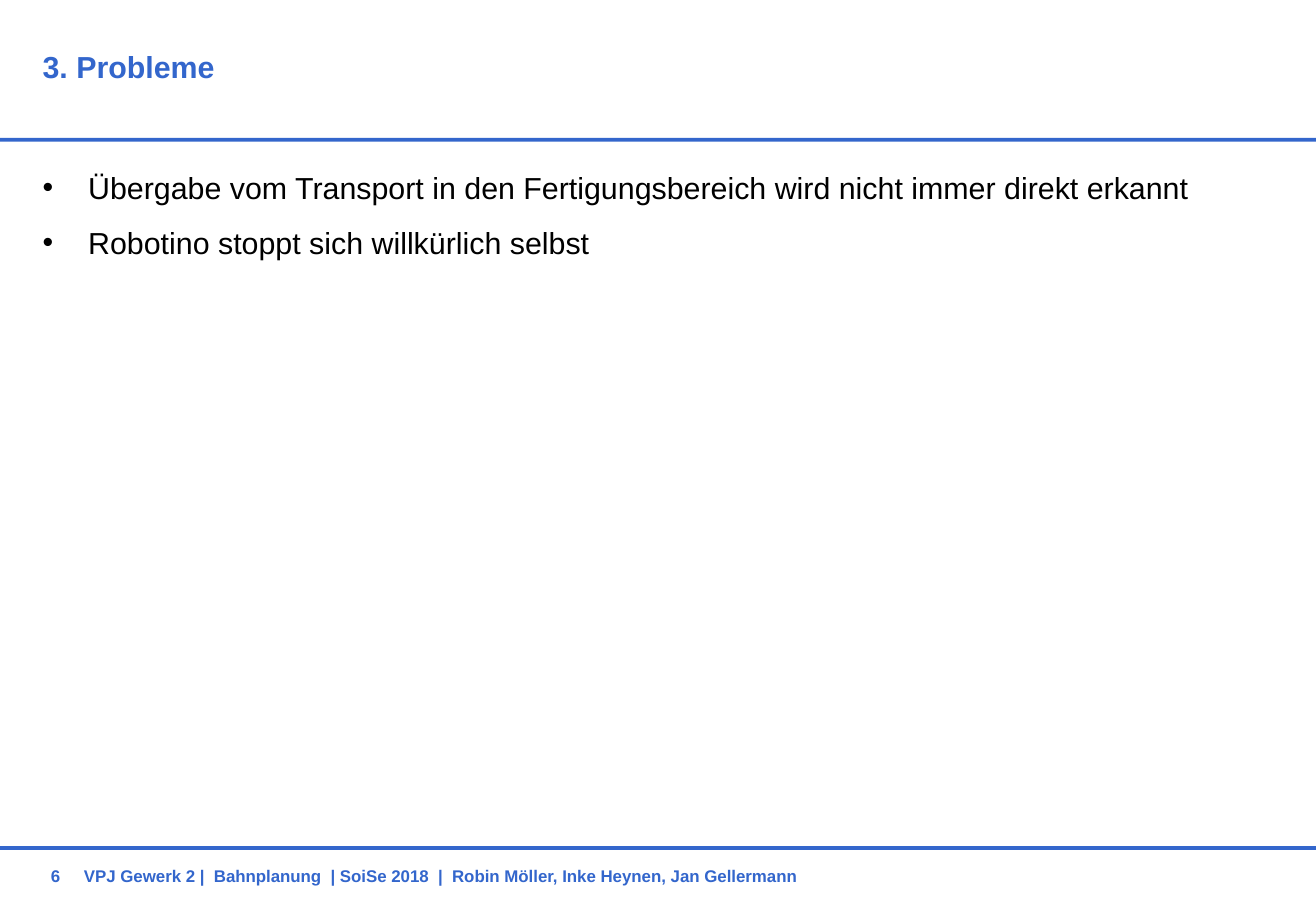
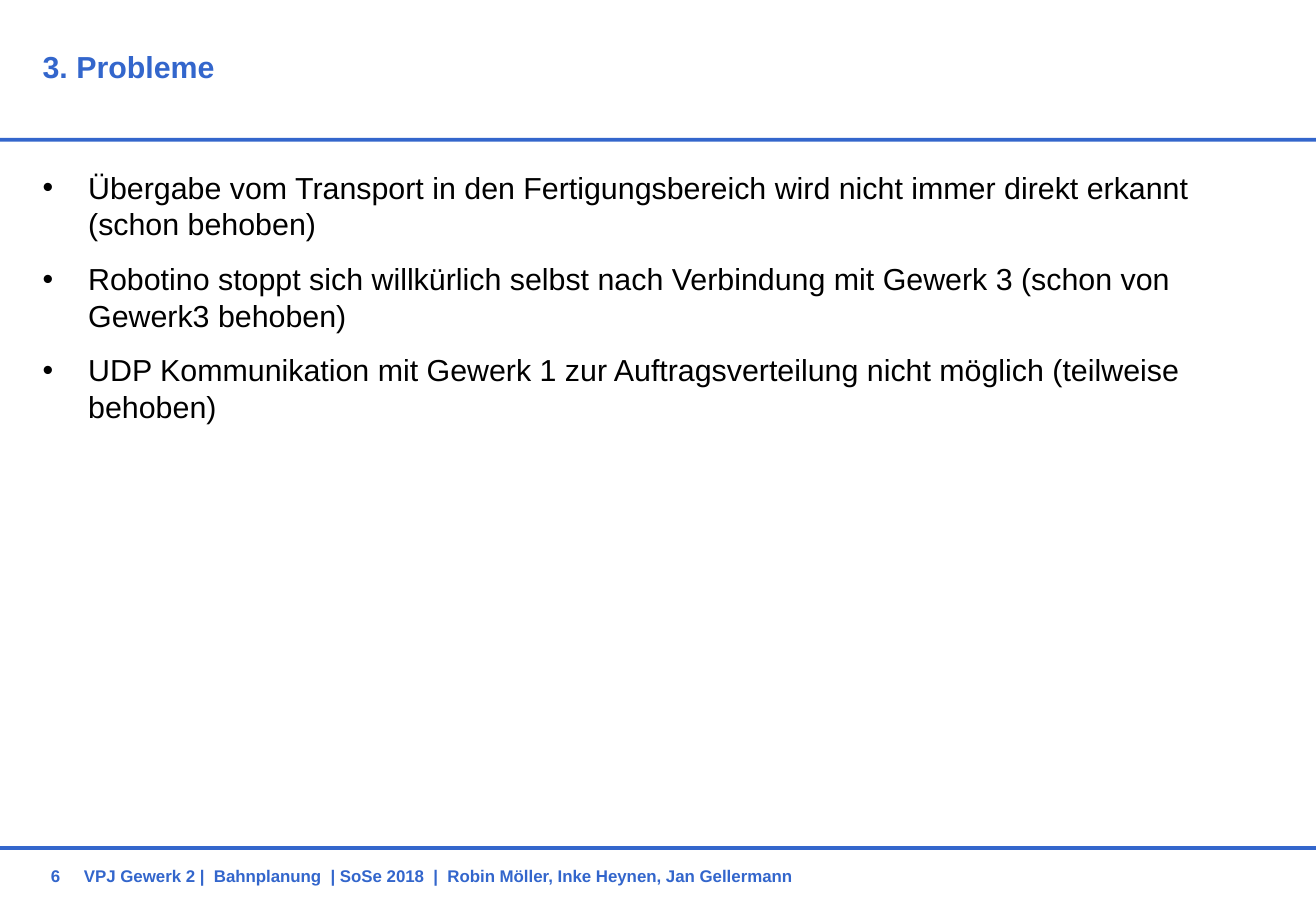
Before and after one commit to RobinMoeller/VPJ-Gewerk-2, a slide deck: slide 6 of Zwischenpräsi.pptx. Drawn at 1316x911 pixels with LibreOffice and Linux fonts; fonts in the diff are those of the drawing; background and template pictures are left out. Boxes give left, top, right and bottom in pixels: in the first picture for what was removed or moved away, otherwise in the second. Text is boxed around its words. In the diff, an @@ line names an element or a change of style, - is before the commit and + after.

```diff
--- a/Zwischenpräsi.pptx
+++ b/Zwischenpräsi.pptx
@@ text at <box>88,175,1188,424</box>: text changed @@
-• Übergabe vom Transport in den Fertigungsbereich wird nicht immer direkt erkannt
-• Robotino stoppt sich willkürlich selbst
+• Übergabe vom Transport in den Fertigungsbereich wird nicht immer direkt erkannt (schon behoben)
+• Robotino stoppt sich willkürlich selbst nach Verbindung mit Gewerk 3 (schon von Gewerk3 behoben)
+• UDP Kommunikation mit Gewerk 1 zur Auftragsverteilung nicht möglich (teilweise behoben)
@@ text at <box>84,869,793,886</box>: text changed @@
-VPJ Gewerk 2 | Bahnplanung | SoiSe 2018 | Robin Möller, Inke Heynen, Jan Gellermann
+VPJ Gewerk 2 | Bahnplanung | SoSe 2018 | Robin Möller, Inke Heynen, Jan Gellermann
```
Also in this commit, not shown: 3 other slides changed, 3 other files.
